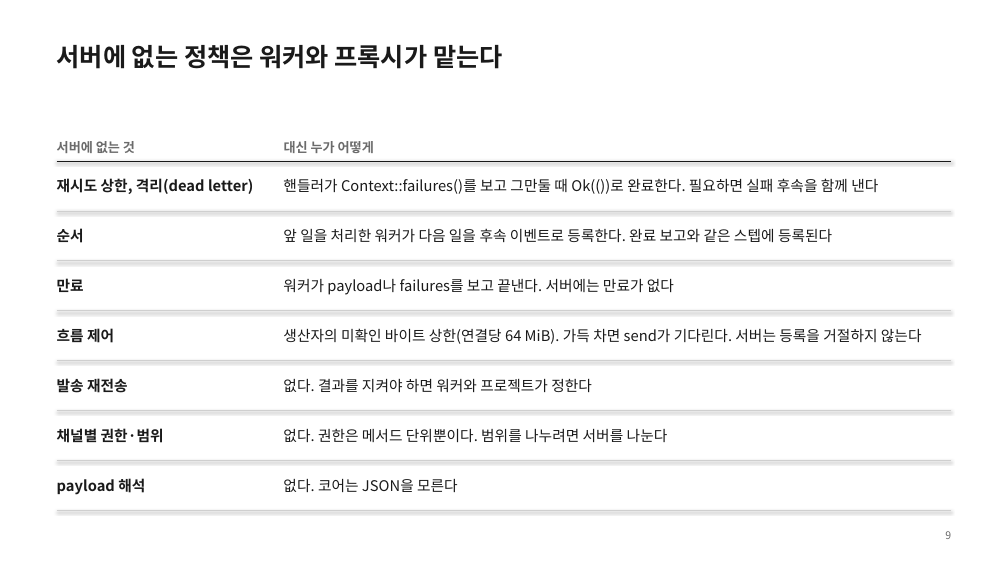
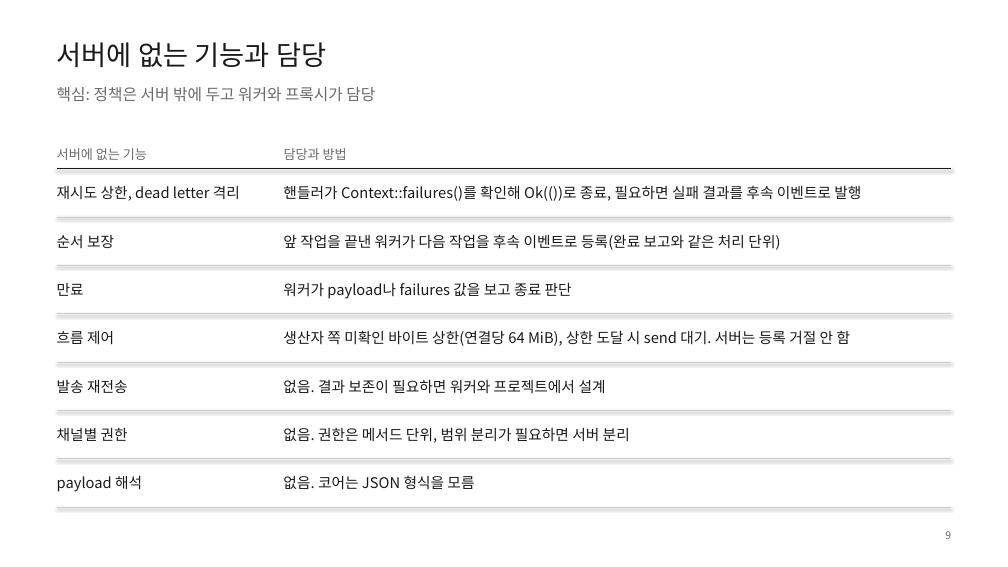
Before and after one commit to hikaMaeng/ruvent, a slide deck: slide 9 of docs/intro/ruvent-intro.pptx. Drawn at 1008x567 pixels with LibreOffice and Linux fonts; fonts in the diff are those of the drawing. Boxes give left, top, right and bottom in pixels: in the first picture for what was removed or moved away, otherwise in the second. Text is boxed around its words. In the diff, an @@ line names an element or a change of style, - is before the commit and + after.

```diff
--- a/docs/intro/ruvent-intro.pptx
+++ b/docs/intro/ruvent-intro.pptx
@@ text added at [57, 42, 326, 67], 26 pt, text #1A1A1A @@
+서버에 없는 기능과 담당
@@ text at [57, 87, 375, 101]: text changed; size 24 to 15 pt; text colour #1A1A1A to #6B6B6B; bold off @@
-서버에 없는 정책은 워커와 프록시가 맡는다
+핵심: 정책은 서버 밖에 두고 워커와 프록시가 담당
@@ text at [57, 148, 147, 160]: text changed; bold off @@
-서버에 없는 것
+서버에 없는 기능
@@ text removed at [284, 141, 374, 153] @@
-대신 누가 어떻게
@@ text added at [284, 148, 347, 160], 12.5 pt, text #6B6B6B @@
+담당과 방법
@@ line moved from (57, 161) - (951, 161) to (57, 169) - (951, 169) @@
@@ text at [57, 186, 240, 201]: text changed; bold off @@
-재시도 상한, 격리(dead letter)
+재시도 상한, dead letter 격리
@@ text at [283, 185, 861, 201]: text changed @@
-핸들러가 Context::failures()를 보고 그만둘 때 Ok(())로 완료한다. 필요하면 실패 후속을 함께 낸다
+핸들러가 Context::failures()를 확인해 Ok(())로 종료, 필요하면 실패 결과를 후속 이벤트로 발행
@@ 3 lines: place and size @@
-3 lines at [57, 211, 951, 311]
+3 lines at [57, 217, 951, 314]
@@ text at [57, 235, 114, 248]: text changed; bold off @@
-순서
+순서 보장
@@ text at [283, 234, 780, 250]: text changed @@
-앞 일을 처리한 워커가 다음 일을 후속 이벤트로 등록한다. 완료 보고와 같은 스텝에 등록된다
+앞 작업을 끝낸 워커가 다음 작업을 후속 이벤트로 등록(완료 보고와 같은 처리 단위)
@@ bold off in 4 elements at [57, 380, 128, 393], [57, 331, 114, 344], [57, 476, 142, 492], [57, 283, 84, 296] @@
@@ text at [283, 283, 572, 299]: text changed @@
-워커가 payload나 failures를 보고 끝낸다. 서버에는 만료가 없다
+워커가 payload나 failures 값을 보고 종료 판단
@@ text at [283, 330, 851, 346]: text changed @@
-생산자의 미확인 바이트 상한(연결당 64 MiB). 가득 차면 send가 기다린다. 서버는 등록을 거절하지 않는다
+생산자 쪽 미확인 바이트 상한(연결당 64 MiB), 상한 도달 시 send 대기. 서버는 등록 거절 안 함
@@ text at [283, 380, 606, 393]: text changed @@
-없다. 결과를 지켜야 하면 워커와 프로젝트가 정한다
+없음. 결과 보존이 필요하면 워커와 프로젝트에서 설계
@@ text at [57, 428, 128, 441]: text changed; bold off @@
-채널별 권한·범위
+채널별 권한
@@ text at [283, 428, 630, 443]: text changed @@
-없다. 권한은 메서드 단위뿐이다. 범위를 나누려면 서버를 나눈다
+없음. 권한은 메서드 단위, 범위 분리가 필요하면 서버 분리
@@ text at [283, 476, 474, 489]: text changed @@
-없다. 코어는 JSON을 모른다
+없음. 코어는 JSON 형식을 모름
@@ line moved from (57, 510) - (951, 510) to (57, 507) - (951, 507) @@
```
Also in this commit, not shown: 17 other slides changed, 2 other files.
